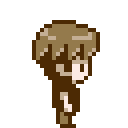
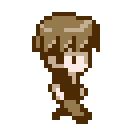
Layered file, before and after one edit (128×128). Changes by layer:
added layer "jonathan" above "ref" over (x1=32, y1=12, x2=100, y2=124)
hid "ref" (5th of 5) over (x1=32, y1=20, x2=100, y2=128)
